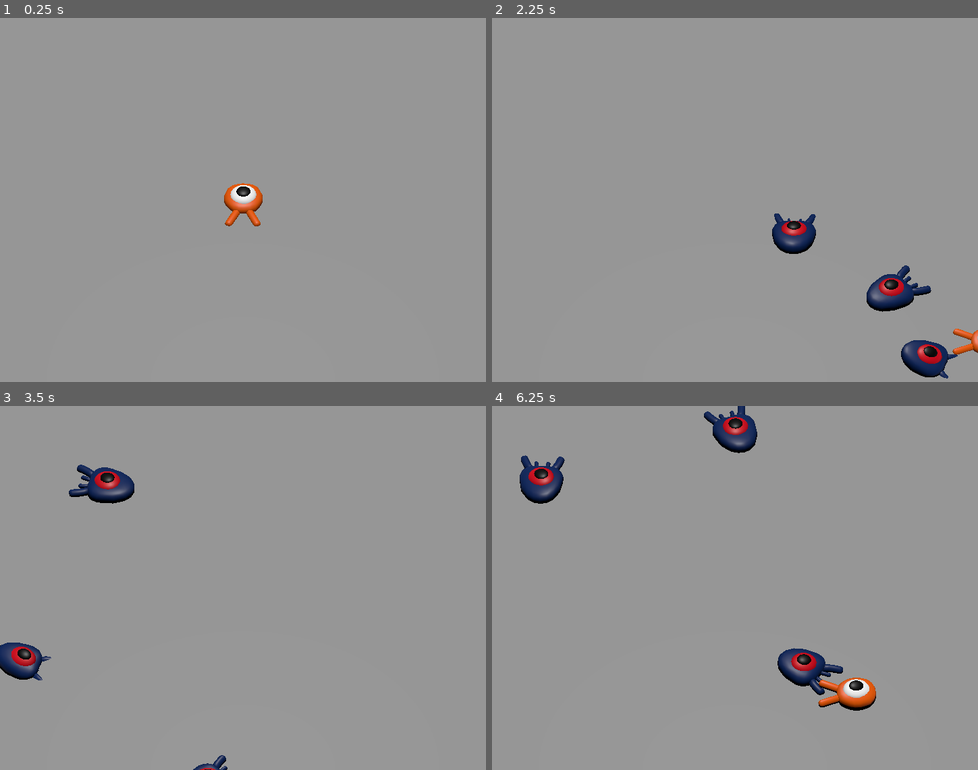
Above: before the commit, frames 1-4 (two rows, left to right).
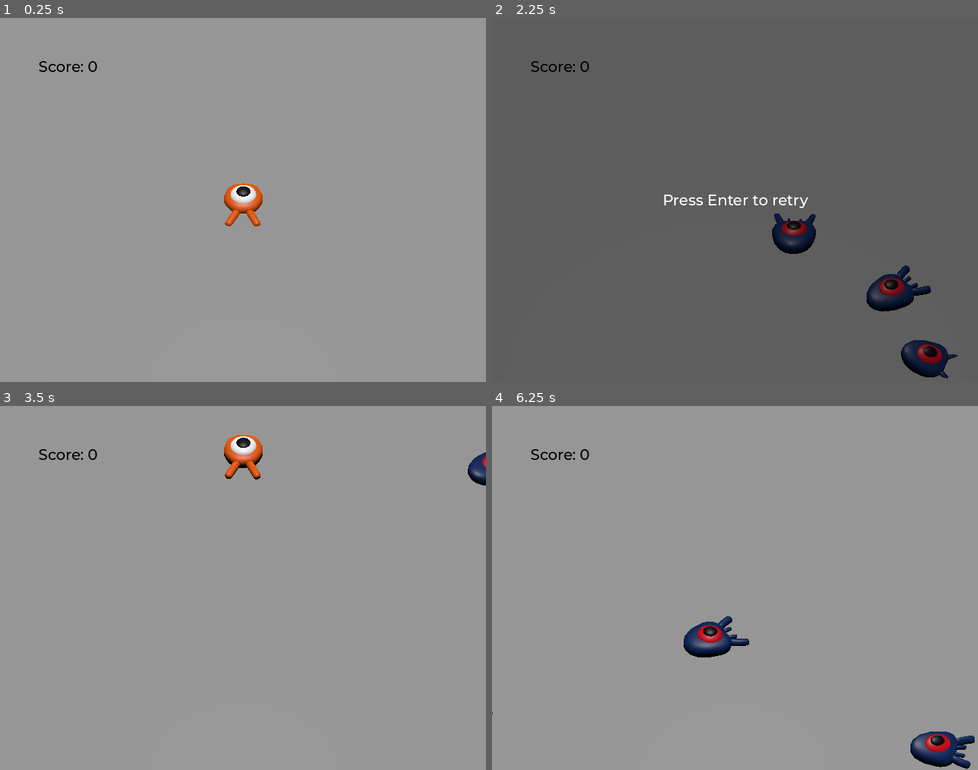
Above: after the commit, the same moments.

Repository: lampealex888/3d_squash_the_creeps_starter
Game: Godot game, scene res://main.tscn
Two runs of this game, one before a commit and one after it. Both use one fixed random seed, a clock stepped at 60 frames per second and the inputs below.
Inputs:
- Up to frame 1 (0.25 s): no input
- Up to frame 2 (2.25 s): tap Enter (ui_accept) at 0.5, 1.35 s; hold Right (move_right) 0.53-1.28 s; hold Enter (ui_accept) 0.53-1.28 s; tap Space (jump) at 0.77, 1.52 s; hold Down (move_back) 1.28-2.03 s; hold Right (move_right) from 2.03 s (still down); hold Enter (ui_accept) from 2.03 s (still down)
- Up to frame 3 (3.5 s): release Right (move_right) at 2.78 s; release Enter (ui_accept) at 2.78 s; hold Up (move_forward) from 2.78 s (still down); tap Enter (ui_accept) at 2.85 s; tap Space (jump) at 3.02 s
- Up to frame 4 (6.25 s): release Up (move_forward) at 3.53 s; hold Enter (ui_accept) 3.53-4.28 s; hold Left (move_left) 3.53-5.03 s; tap Space (jump) at 3.77, 4.52, 6.02 s; tap Enter (ui_accept) at 4.35, 5.85 s; hold Down (move_back) 5.03-5.78 s; hold Enter (ui_accept) 5.03-5.78 s; hold Right (move_right) from 5.78 s (still down)

The runs differ from the first frame. In frame 1, 0.1% of the frame differs, in the area x 8-20%, y 11-15%; in frame 2, 99%, in the area x 0-100%, y 0-100%; in frame 3, 2.9%; in frame 4, 5.5%.

Commit message:
Working on animzation

Diff:
--- a/main.gd
+++ b/main.gd
@@ -10,3 +10,17 @@
 	var player_position = $Player.position
 	mob.initialize(mob_spawn_location.position, player_position)
 	add_child(mob)
+	mob.squashed.connect($UserInterface/ScoreLabel._on_mob_squashed.bind())
+
+
+func _on_player_hit() -> void:
+	$MobTimer.stop()
+	$UserInterface/Retry.show()
+
+func _ready():
+	$UserInterface/Retry.hide()
+
+
+func _unhandled_input(event):
+	if event.is_action_pressed("ui_accept") and $UserInterface/Retry.visible:
+		get_tree().reload_current_scene()
--- a/main.tscn
+++ b/main.tscn
@@ -1,8 +1,10 @@
-[gd_scene load_steps=9 format=3 uid="uid://c4u4de4e5ka44"]
+[gd_scene load_steps=12 format=3 uid="uid://c4u4de4e5ka44"]
 
 [ext_resource type="Script" uid="uid://dqnlg6a8dydxu" path="res://main.gd" id="1_h2yge"]
 [ext_resource type="PackedScene" uid="uid://be00ds0nw7aoi" path="res://player.tscn" id="1_ig7tw"]
 [ext_resource type="PackedScene" uid="uid://b30oidpgl37tn" path="res://mob.tscn" id="2_1bvp3"]
+[ext_resource type="FontFile" uid="uid://cyxhh7ddkn62q" path="res://fonts/Montserrat-Medium.ttf" id="4_lquwl"]
+[ext_resource type="Script" uid="uid://cuw6r4g0gdp4a" path="res://score_label.gd" id="5_7mycd"]
 
 [sub_resource type="BoxShape3D" id="BoxShape3D_7dm0k"]
 size = Vector3(60, 2, 60)
@@ -23,6 +25,10 @@
 "tilts": PackedFloat32Array(0, 0, 0, 0)
 }
 point_count = 4
+
+[sub_resource type="Theme" id="Theme_272bh"]
+default_font = ExtResource("4_lquwl")
+default_font_size = 22
 
 [node name="Main" type="Node"]
 script = ExtResource("1_h2yge")
@@ -53,6 +59,7 @@
 size = 19.0
 
 [node name="Cylinders" type="Node3D" parent="."]
+visible = false
 
 [node name="MeshInstance3D" type="MeshInstance3D" parent="Cylinders"]
 transform = Transform3D(1, 0, 0, 0, 1, 0, 0, 0, 1, -14, 0, -15)
@@ -74,10 +81,54 @@
 curve = SubResource("Curve3D_7mycd")
 
 [node name="SpawnLocation" type="PathFollow3D" parent="SpawnPath"]
-transform = Transform3D(-0.0369846, 0, -0.999316, 0, 1, 0, 0.999316, 0, -0.0369846, -14.0344, 0, -15.0244)
+transform = Transform3D(-0.0369851, 0, -0.999316, 0, 1, 0, 0.999316, 0, -0.0369851, -14.0344, 0, -15.0244)
 
 [node name="MobTimer" type="Timer" parent="."]
 wait_time = 0.5
 autostart = true
 
+[node name="UserInterface" type="Control" parent="."]
+layout_mode = 3
+anchors_preset = 15
+anchor_right = 1.0
+anchor_bottom = 1.0
+grow_horizontal = 2
+grow_vertical = 2
+theme = SubResource("Theme_272bh")
+
+[node name="ScoreLabel" type="Label" parent="UserInterface"]
+layout_mode = 0
+offset_left = 57.0
+offset_top = 58.0
+offset_right = 118.0
+offset_bottom = 81.0
+theme_override_colors/font_color = Color(0, 0, 0, 1)
+text = "Score: 0"
+script = ExtResource("5_7mycd")
+
+[node name="Retry" type="ColorRect" parent="UserInterface"]
+layout_mode = 1
+anchors_preset = 15
+anchor_right = 1.0
+anchor_bottom = 1.0
+grow_horizontal = 2
+grow_vertical = 2
+color = Color(0, 0, 0, 0.376471)
+
+[node name="Label" type="Label" parent="UserInterface/Retry"]
+layout_mode = 1
+anchors_preset = 8
+anchor_left = 0.5
+anchor_top = 0.5
+anchor_right = 0.5
+anchor_bottom = 0.5
+offset_left = -107.5
+offset_top = -14.0
+offset_right = 107.5
+offset_bottom = 14.0
+grow_horizontal = 2
+grow_vertical = 2
+text = "Press Enter to retry"
+
+[connection signal="hit" from="Player" to="." method="_on_player_hit"]
 [connection signal="timeout" from="MobTimer" to="." method="_on_mob_timer_timeout"]
--- a/mob.gd
+++ b/mob.gd
@@ -2,9 +2,12 @@
 
 @export var min_speed = 10
 @export var max_speed = 18
+signal squashed
+
 
 func _physics_process(delta: float) -> void:
 	move_and_slide()
+
 
 func initialize(start_position, player_position):
 	look_at_from_position(start_position, player_position, Vector3.UP)
@@ -13,5 +16,11 @@
 	velocity = Vector3.FORWARD * random_speed
 	velocity = velocity.rotated(Vector3.UP, rotation.y)
 
+
 func _on_visible_on_screen_notifier_3d_screen_exited() -> void:
 	queue_free()
+
+
+func squash():
+	squashed.emit()
+	queue_free()
--- /dev/null
+++ b/music_player.tscn
@@ -0,0 +1,7 @@
+[gd_scene load_steps=2 format=3 uid="uid://830slarfnrbk"]
+
+[ext_resource type="AudioStream" uid="uid://c5qpnfga41t4p" path="res://art/House In a Forest Loop.ogg" id="1_fvyft"]
+
+[node name="MusicPlayer" type="AudioStreamPlayer"]
+stream = ExtResource("1_fvyft")
+autoplay = true
--- a/player.gd
+++ b/player.gd
@@ -4,8 +4,9 @@
 @export var fall_acceleration = 75
 @export var jump_impulse = 20
 @export var bounce_impulse = 16
+var target_velocity = Vector3.ZERO
+signal hit
 
-var target_velocity = Vector3.ZERO
 
 func _physics_process(delta: float) -> void:
 	var direction = Vector3.ZERO
@@ -34,3 +35,23 @@
 
 	velocity = target_velocity
 	move_and_slide()
+
+	for index in range(get_slide_collision_count()):
+		var collision = get_slide_collision(index)
+		if collision.get_collider() == null:
+			continue
+		if collision.get_collider().is_in_group("mob"):
+			var mob = collision.get_collider()
+			if Vector3.UP.dot(collision.get_normal()) > 0.1:
+				mob.squash()
+				target_velocity.y = bounce_impulse
+				break
+
+
+func die():
+	hit.emit()
+	queue_free()
+
+
+func _on_mob_detector_body_entered(body: Node3D) -> void:
+	die()
--- a/player.tscn
+++ b/player.tscn
@@ -1,10 +1,24 @@
-[gd_scene load_steps=4 format=3 uid="uid://be00ds0nw7aoi"]
+[gd_scene load_steps=7 format=3 uid="uid://be00ds0nw7aoi"]
 
 [ext_resource type="PackedScene" uid="uid://d0ypm0v45pwdv" path="res://art/player.glb" id="1_4flbx"]
 [ext_resource type="Script" uid="uid://dxyray0vhqock" path="res://player.gd" id="1_onrkg"]
 
 [sub_resource type="SphereShape3D" id="SphereShape3D_onrkg"]
 radius = 0.8
+
+[sub_resource type="CylinderShape3D" id="CylinderShape3D_onrkg"]
+height = 0.332733
+radius = 1.34668
+
+[sub_resource type="Animation" id="Animation_onrkg"]
+resource_name = "float"
+length = 1.2
+loop_mode = 1
+
+[sub_resource type="AnimationLibrary" id="AnimationLibrary_i3pqv"]
+_data = {
+&"float": SubResource("Animation_onrkg")
+}
 
 [node name="Player" type="CharacterBody3D"]
 collision_mask = 6
@@ -17,3 +31,20 @@
 [node name="CollisionShape3D" type="CollisionShape3D" parent="."]
 transform = Transform3D(1, 0, 0, 0, 1, 0, 0, 0, 1, 0, 0.8, 0)
 shape = SubResource("SphereShape3D_onrkg")
+
+[node name="MobDetector" type="Area3D" parent="."]
+collision_layer = 0
+collision_mask = 2
+monitorable = false
+
+[node name="CollisionShape3D" type="CollisionShape3D" parent="MobDetector"]
+transform = Transform3D(1, 0, 0, 0, 1, 0, 0, 0, 1, -0.164056, 0.716999, -0.18429)
+shape = SubResource("CylinderShape3D_onrkg")
+
+[node name="AnimationPlayer" type="AnimationPlayer" parent="."]
+libraries = {
+&"": SubResource("AnimationLibrary_i3pqv")
+}
+autoplay = "float"
+
+[connection signal="body_entered" from="MobDetector" to="." method="_on_mob_detector_body_entered"]
--- a/project.godot
+++ b/project.godot
@@ -15,6 +15,10 @@
 run/main_scene="uid://c4u4de4e5ka44"
 config/features=PackedStringArray("4.4")
 config/icon="res://icon.webp"
+
+[autoload]
+
+MusicPlayer="*res://music_player.tscn"
 
 [display]
 
--- /dev/null
+++ b/score_label.gd
@@ -0,0 +1,7 @@
+extends Label
+
+var score = 0
+
+func _on_mob_squashed():
+	score += 1
+	text = "Score: %s" % score
Not shown, added: score_label.gd.uid
